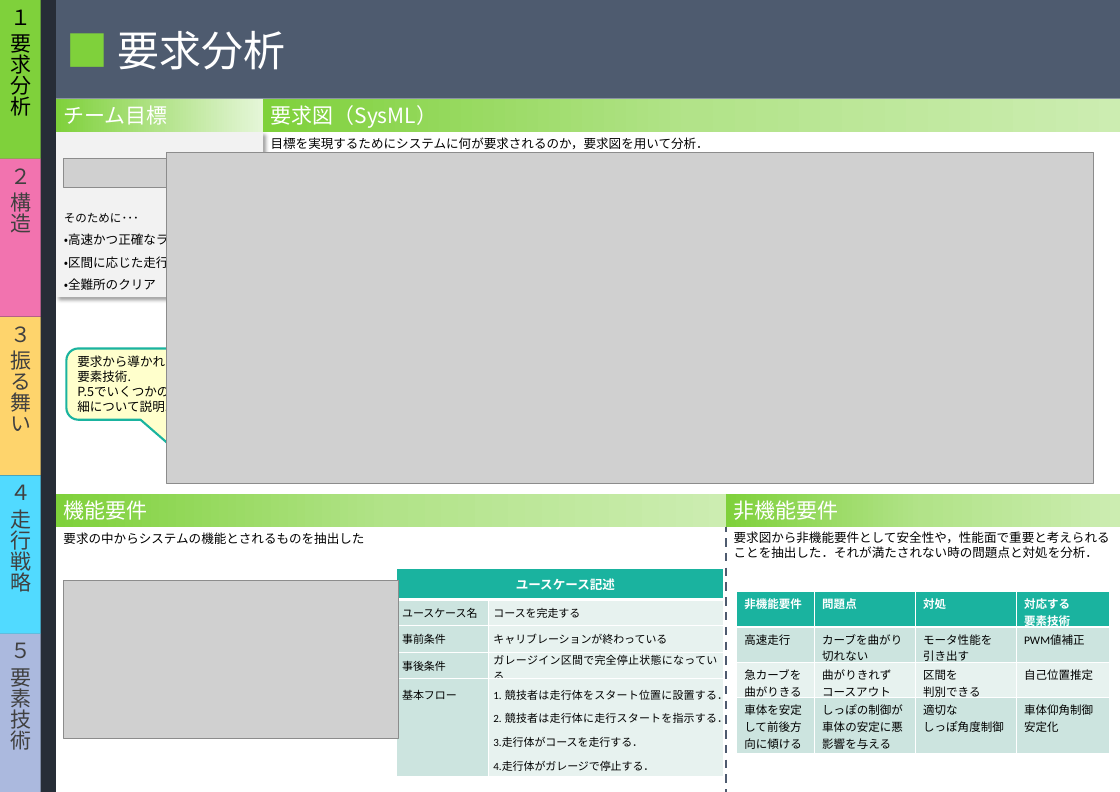
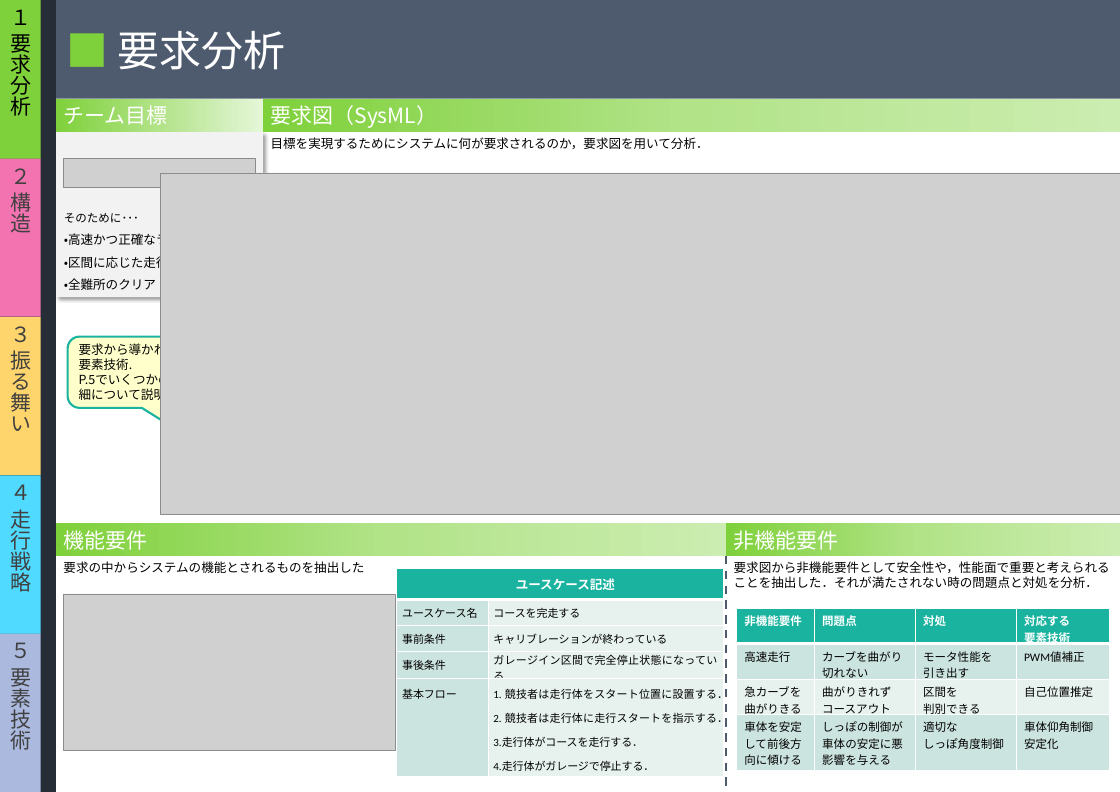
Before and after one commit to class-snct-rikitakelab/e-konbu2012, a slide deck: slide 2 of models/モデルシートHOMMAv3.pptx. Drawn at 1120x792 pixels with LibreOffice and Linux fonts; fonts in the diff are those of the drawing; grey boxes stand for pictures. Boxes give left, top, right and bottom in pixels: in the first picture for what was removed or moved away, otherwise in the second. Text is boxed around its words. In the diff, an @@ line names an element or a change of style, - is before the commit and + after.

```diff
--- a/models/モデルシートHOMMAv3.pptx
+++ b/models/モデルシートHOMMAv3.pptx
@@ picture: place and size @@
-picture at [167, 152, 1094, 482]
+picture at [161, 173, 1119, 514]
@@ rounded speech box "要求から導かれた要素技術. P.5でいくつかの詳細について説明.": place and size @@
-rounded speech box "要求から導かれた要素技術. P.5でいくつかの詳細について説明." at [66, 348, 194, 419]
+rounded speech box "要求から導かれた要素技術. P.5でいくつかの詳細について説明." at [68, 336, 195, 407]
@@ rounded speech box "要求から導かれた要素技術. P.5でいくつかの詳細について説明." at [68, 336, 195, 407]: proportions changed @@
@@ 2 texts, 2 rectangles: place and size @@
-2 texts, 2 rectangles at [56, 494, 1119, 558]
+2 texts, 2 rectangles at [56, 523, 1119, 588]
@@ line moved from (726, 494) - (726, 791) to (726, 526) - (726, 791) @@
@@ picture: place and size @@
-picture at [63, 580, 399, 737]
+picture at [63, 593, 396, 750]
@@ table: place and size @@
-table at [736, 591, 1109, 753]
+table at [736, 608, 1109, 770]
```
Also in this commit, not shown: 5 other slides changed, 3 other files.
